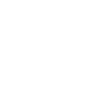
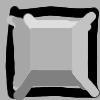
The second 100px x 100px image is a revision of the first. Changes to its layers:
showed "Wall", painted on it over [0, 0, 100, 100]
